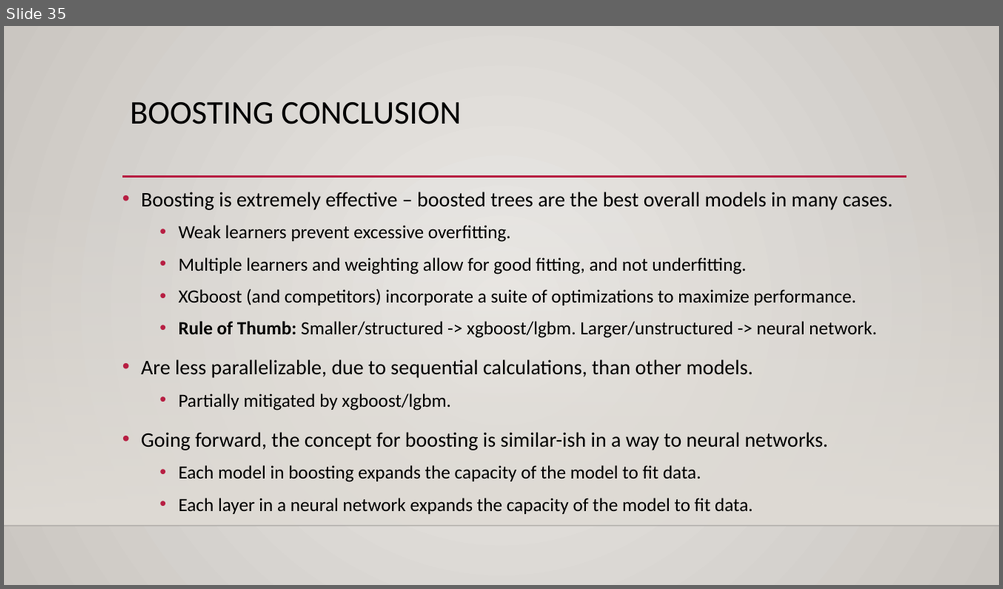
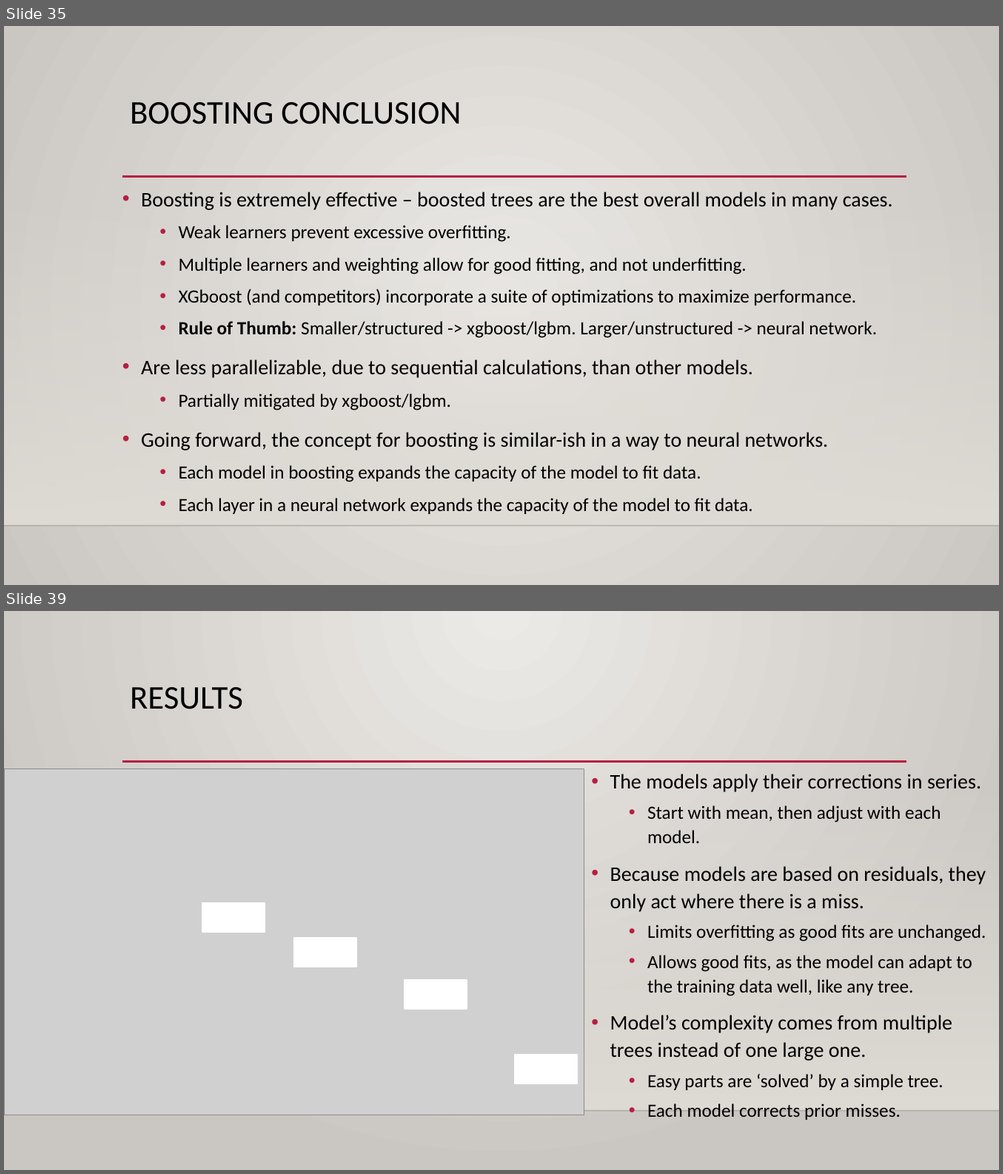
Before and after one commit to calvint13/Intro_to_Machine_Learning_Student_Workbooks, a slide deck: reference_content/Slides/boosting.pptx. Shown one above the other, each under a label of ours: slide 35 before the commit, slides 35 and 39 after it; the slides between them are not shown. The pictures are 1003x589 and 1003x1174 pixels, drawn with LibreOffice and Linux fonts; fonts in the diff are those of the drawing; grey boxes stand for pictures; background and template pictures are left out. Boxes give left, top, right and bottom in pixels: in the first picture for what was removed or moved away, otherwise in the second. Text is boxed around its words. In the diff, an @@ line names an element or a change of style, - is before the commit and + after.

```diff
--- a/reference_content/Slides/boosting.pptx
+++ b/reference_content/Slides/boosting.pptx
@@ slide 39 added at box(4, 611, 999, 1170), background gradient #ECEAE7 to #CAC7C1; not listed: 3 template elements that a slide beside it also shows @@
@@ title added at box(130, 687, 243, 709), 32 pt, text #000000 @@
+RESULTS
@@ text added at box(610, 774, 986, 1120), 18 pt, text #000000 @@
+• The models apply their corrections in series.
+  • Start with mean, then adjust with each model.
+• Because models are based on residuals, they only act where there is a miss.
+  • Limits overfitting as good fits are unchanged.
+  • Allows good fits, as the model can adapt to the training data well, like any tree.
+• Model’s complexity comes from multiple trees instead of one large one.
+  • Easy parts are ‘solved’ by a simple tree.
+  • Each model corrects prior misses.
@@ group added at box(4, 769, 583, 1116): 4 rectangles, 1 picture @@
```
Also in this commit, not shown: 3 other slides added, 4 other files.
